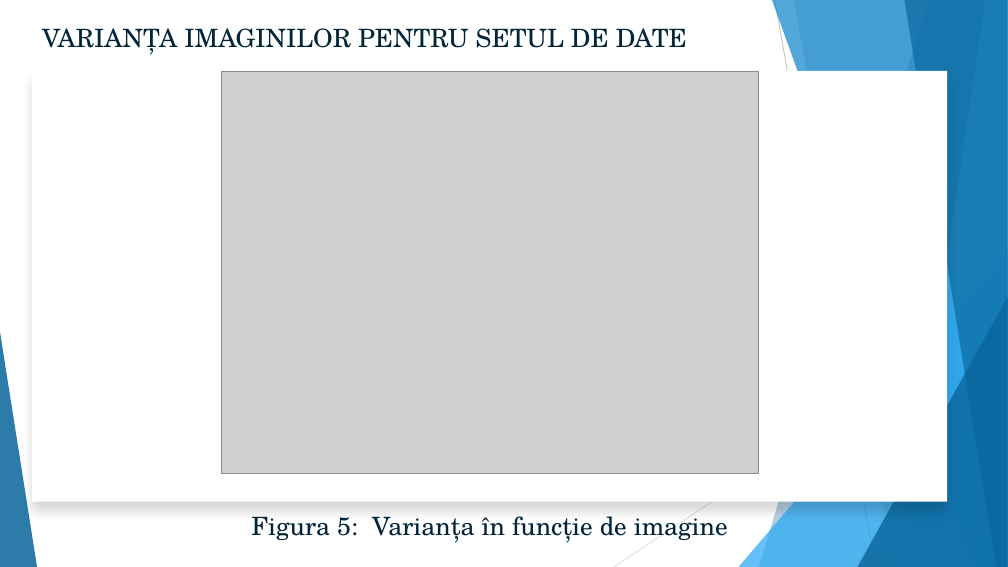
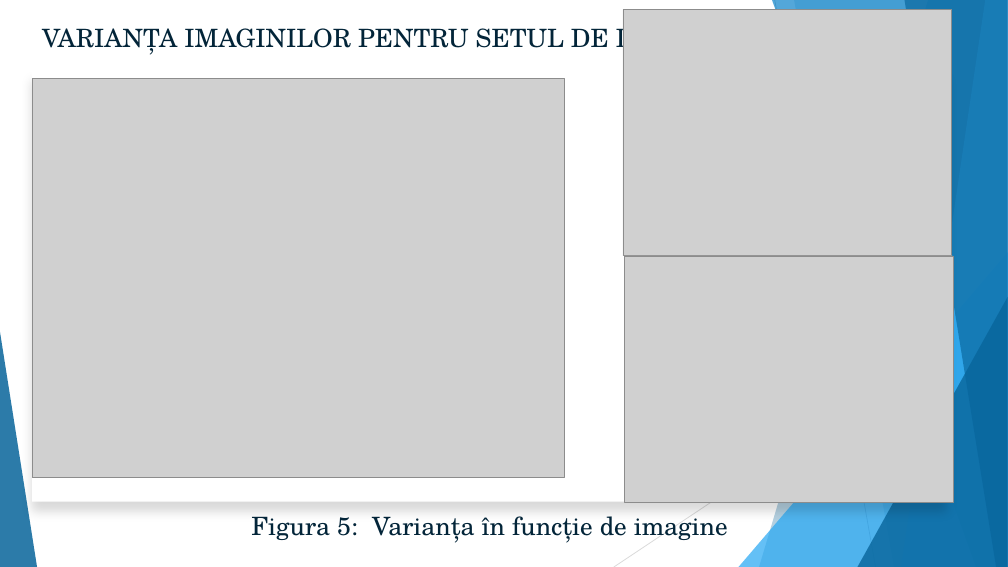
Before and after one commit to EnricoGaraiman/cppsms, a slide deck: slide 9 of article/GARAIMAN_ENRICO_&_MARIN_ALEXANDRA.pptx (slide 7 before the commit). Drawn at 1008x567 pixels with LibreOffice and Linux fonts; fonts in the diff are those of the drawing; grey boxes stand for pictures. Boxes give left, top, right and bottom in pixels: in the first picture for what was removed or moved away, otherwise in the second. Text is boxed around its words. In the diff, an @@ line names an element or a change of style, - is before the commit and + after.

```diff
--- a/article/GARAIMAN_ENRICO_&_MARIN_ALEXANDRA.pptx
+++ b/article/GARAIMAN_ENRICO_&_MARIN_ALEXANDRA.pptx
@@ picture added at (623,9,952,256) @@
@@ picture added at (32,79,564,478) @@
@@ picture removed at (222,71,758,473) @@
@@ picture added at (625,256,954,503) @@
```
Also in this commit, not shown: 3 other slides changed, 3 slides added, 10 other files.
